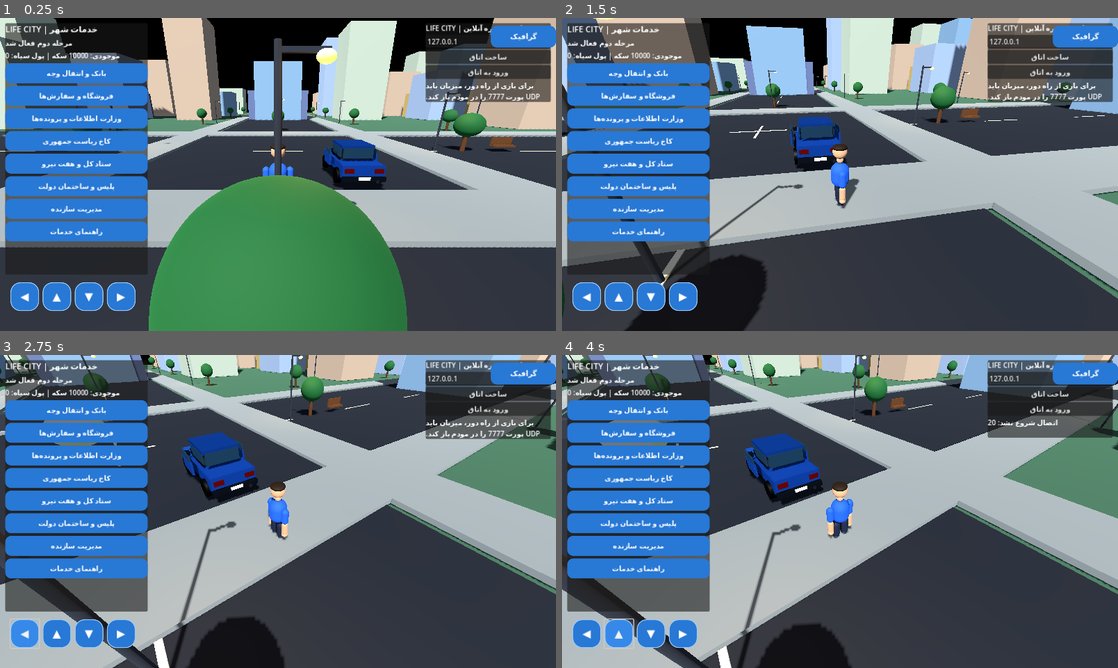
Above: before the commit, frames 1-4 (two rows, left to right).
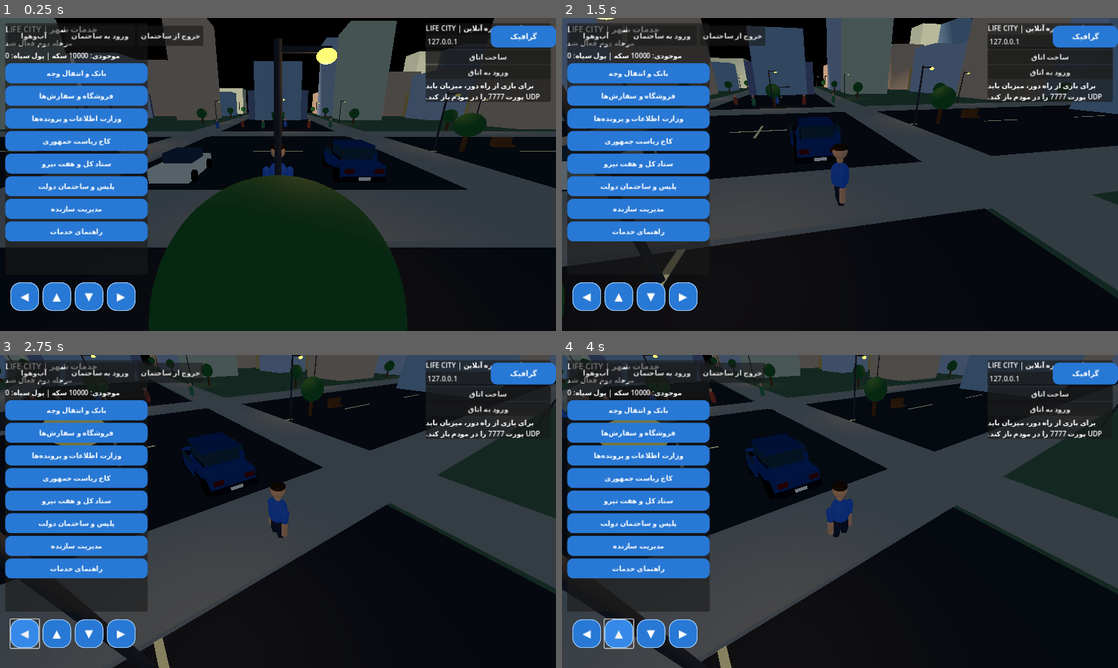
Above: after the commit, the same moments.

Repository: LifeCity2026Game/CITY
Game: Godot game, scene res://scenes/main.tscn
Same seed, same stepped clock (60 frames per second), same inputs: the game is played once before the commit and once after it.
Inputs (mouse positions are in pixels of both pictures, inside the frame that each line leads up to):
- Up to frame 1 (0.25 s): no input
- Up to frame 2 (1.5 s): move the mouse to (962, 158) at 0.52 s; hold D 0.53-1.25 s; click (962, 158) at 0.67 s; drag from (728, 190) to (812, 237) at 1.27 s
- Up to frame 3 (2.75 s): click "◀" at 2 s
- Up to frame 4 (4 s): click "ورود به اتاق" (after the commit: "آب‌وهوا") at 2.75 s; click "▲" at 3.5 s

The runs differ from the first frame. In frame 1, 69% of the frame differs, in the area x 0-100%, y 0-100%; in frame 2, 72%; in frame 3, 75%; in frame 4, 75%.
Error before the commit: Parse Error: Cannot infer the type of "collision" variable because the value doesn't have a set type. (res://scripts/city_features.gd:129)

Commit message:
Fix traffic collision type inference for Godot parser

Diff:
--- a/scripts/city_features.gd
+++ b/scripts/city_features.gd
@@ -126,7 +126,7 @@
 			continue
 		var speed := float(car.get_meta("traffic_speed", 7.0))
 		car.velocity = Vector3(0.0, -2.0, speed)
-		var collision := car.move_and_collide(car.velocity * delta)
+		var collision: KinematicCollision3D = car.move_and_collide(car.velocity * delta)
 		if collision:
 			car.velocity = Vector3.ZERO
 			car.set_meta("traffic_blocked", true)
